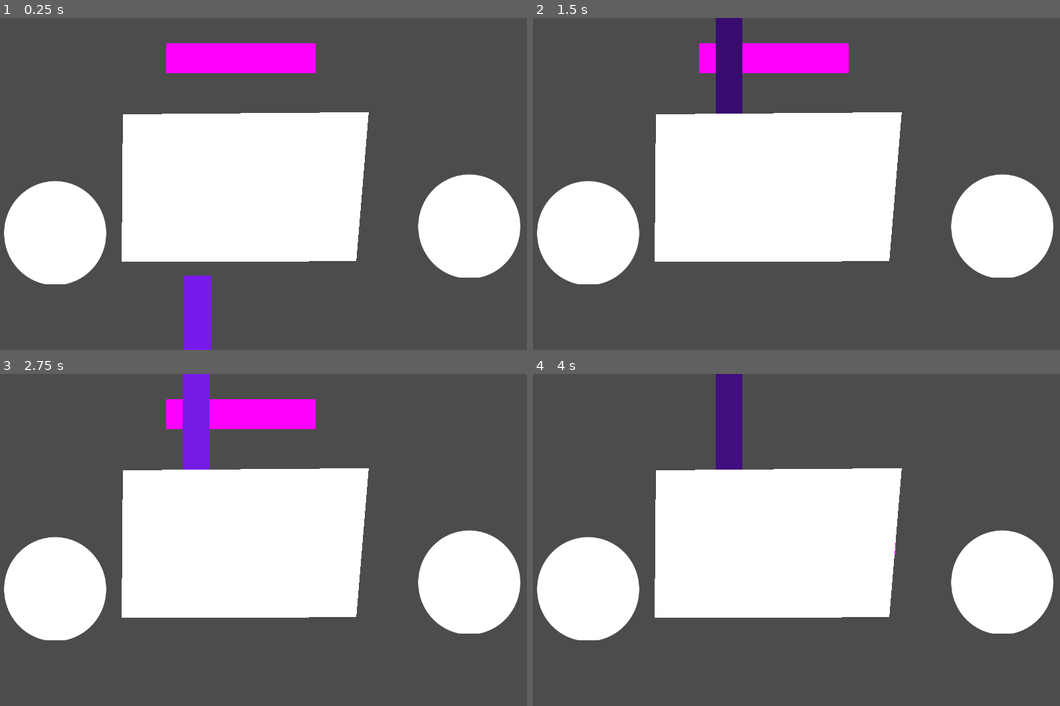
Above: before the commit, frames 1-4 (two rows, left to right).
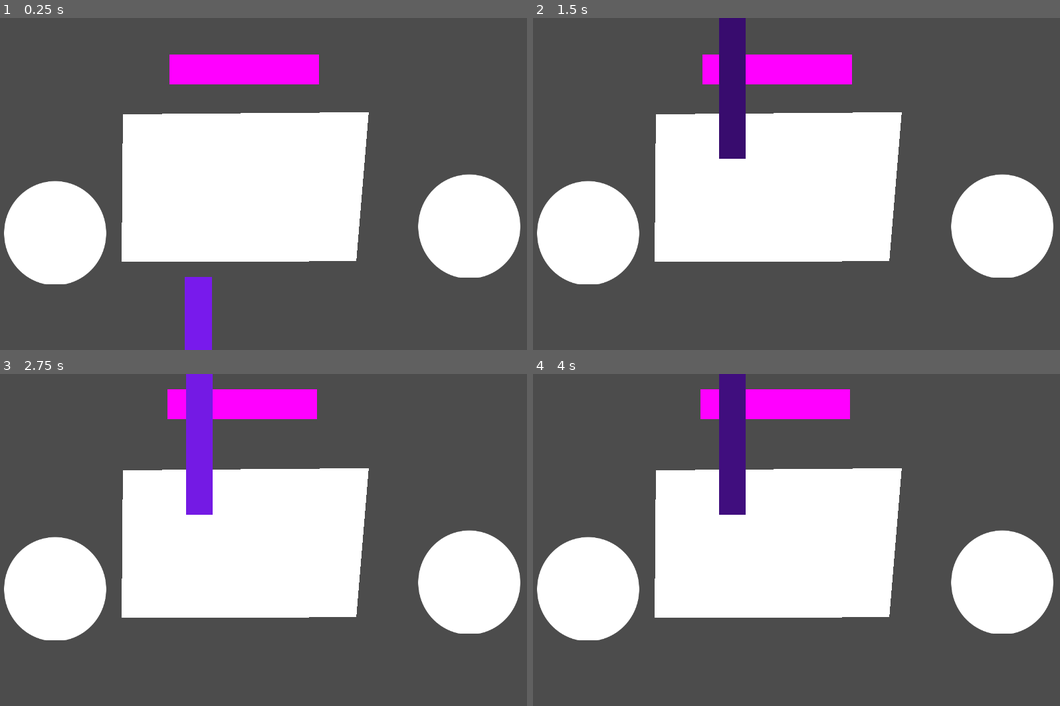
Above: after the commit, the same moments.

Repository: RaccoonHandsProductions/CanningSeason
Game: Godot game, scene res://PrepStation/PrepStation.tscn
The game is run twice, just before and just after one commit, with the same random seed, the same clock (stepped at 60 frames per second) and the same inputs. This scene is started directly instead of the project's main scene.
Inputs (mouse positions are in pixels of both pictures, inside the frame that each line leads up to):
- Up to frame 1 (0.25 s): no input
- Up to frame 2 (1.5 s): drag from (590, 233) to (1002, 227) at 0.52 s; drag from (1002, 227) to (590, 233) at 1.27 s
- Up to frame 3 (2.75 s): move the mouse to (242, 413) at 2.02 s; click (242, 413) at 2.17 s
- Up to frame 4 (4 s): drag from (712, 413) to (1002, 583) at 2.77 s; drag from (975, 583) to (822, 540) at 3.52 s

The runs differ from the first frame. In frame 1, 2.1% of the frame differs, in the area x 31-61%, y 7-100%; in frame 2, 2.7%; in frame 3, 2.4%; in frame 4, 3.1%, in the area x 31-69%, y 0-55%.

Commit message:
Carrot floats back when not above board

Diff:
--- a/project/PrepStation/PrepStation.gd
+++ b/project/PrepStation/PrepStation.gd
@@ -2,13 +2,18 @@
 
 # The duration of the animation between chop points
 export var knife_chop_transition_animation_duration := 0.3
-
 # The duration of the animation of knife from or to home
 export var knife_offscreen_animation_duration := .75
+
+
+export var carrot_float_animation_duration := 0.5
+
+
 
 enum _State {
 	AWAITING_CARROT_TOUCH,
 	DRAGGING_CARROT,
+	CARROT_FLOATING_HOME,
 	CHOPPING
 }
 
@@ -23,13 +28,30 @@
 func _input(event):
 	match _state:
 		_State.DRAGGING_CARROT:
-			if event is InputEventMouseMotion:
-				var motion_event := event as InputEventMouseMotion
-				$Carrot.position += event.relative
-			elif event is InputEventMouseButton and not event.is_pressed():
-				var above_board := Geometry.is_point_in_polygon($Carrot.position, $NewCuttingBoard.polygon)
-				if above_board:
-					_set_state(_State.CHOPPING)
+				if event is InputEventMouseMotion:
+					var motion_event := event as InputEventMouseMotion
+					$Carrot.position += event.relative
+				elif event is InputEventMouseButton and not event.is_pressed():
+					var above_board := Geometry.is_point_in_polygon($Carrot.position, $NewCuttingBoard.polygon)
+					if above_board:
+						_set_state(_State.CHOPPING)
+					else:
+						_set_state(_State.CARROT_FLOATING_HOME)
+						var tween := Tween.new()
+						add_child(tween)
+						tween.connect("tween_completed", self, "_set_state_to_awaiting_carrot_touch")
+						tween.interpolate_property(
+							$Carrot, "position",
+							$Carrot.position, $CarrotSpawnPoint.position,
+							carrot_float_animation_duration,
+						Tween.TRANS_QUAD, Tween.EASE_IN)
+						tween.start()
+
+
+# Because this is bound to tween_completed, we have to have two arguments
+# that are ignored.
+func _set_state_to_awaiting_carrot_touch(_a, _b):
+	_set_state(_State.AWAITING_CARROT_TOUCH)
 
 
 func _animate_Knife_to_next_chop_point(duration:float):
@@ -91,8 +113,3 @@
 	match _state:
 		_State.AWAITING_CARROT_TOUCH:
 			_set_state(_State.DRAGGING_CARROT)
-
-
-func _on_CuttingBoard_touch_released():
-	if _state == _State.DRAGGING_CARROT:
-		_set_state(_State.CHOPPING)
--- a/project/PrepStation/PrepStation.tscn
+++ b/project/PrepStation/PrepStation.tscn
@@ -10,6 +10,9 @@
 [node name="PrepStation" type="Node2D"]
 script = ExtResource( 4 )
 
+[node name="NewCuttingBoard" type="Polygon2D" parent="."]
+polygon = PoolVector2Array( 307, 232, 899, 227, 869, 586, 304, 588 )
+
 [node name="CuttingBoard" parent="." instance=ExtResource( 3 )]
 visible = false
 position = Vector2( 659, 515 )
@@ -21,7 +24,7 @@
 position = Vector2( 1142, 501 )
 
 [node name="Carrot" parent="." instance=ExtResource( 6 )]
-position = Vector2( 591, 97 )
+position = Vector2( 599, 124 )
 
 [node name="Knife" parent="." instance=ExtResource( 5 )]
 position = Vector2( 488, 928 )
@@ -29,8 +32,8 @@
 [node name="KnifeOffScreenPos" type="Position2D" parent="."]
 position = Vector2( 659, 1051 )
 
-[node name="NewCuttingBoard" type="Polygon2D" parent="."]
-polygon = PoolVector2Array( 307, 232, 899, 227, 869, 586, 304, 588 )
+[node name="CarrotSpawnPoint" type="Position2D" parent="."]
+position = Vector2( 595, 72 )
 
 [connection signal="touch_released" from="CuttingBoard" to="." method="_on_CuttingBoard_touch_released"]
 [connection signal="touched" from="Carrot" to="." method="_on_Carrot_touched"]
